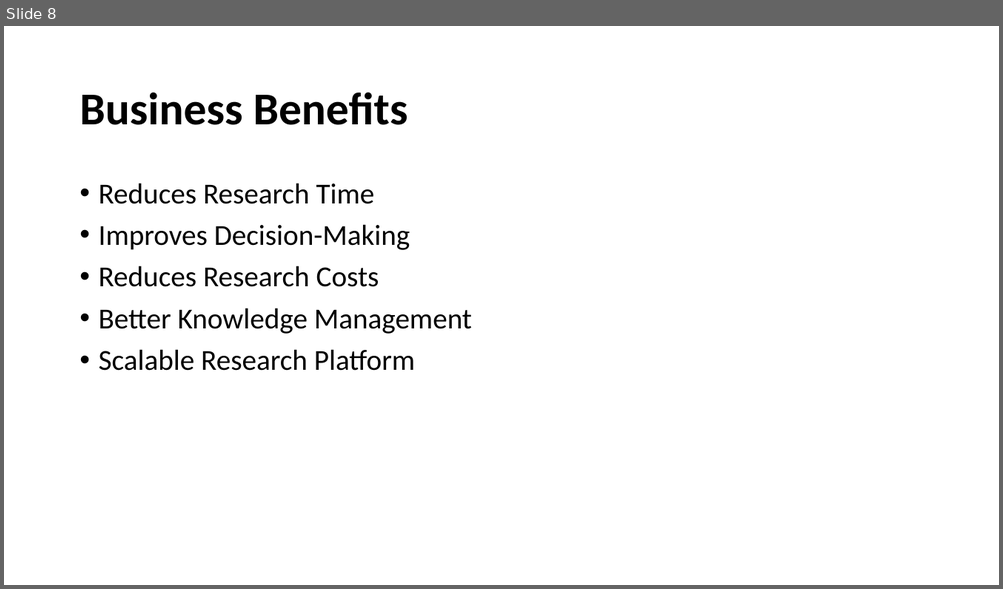
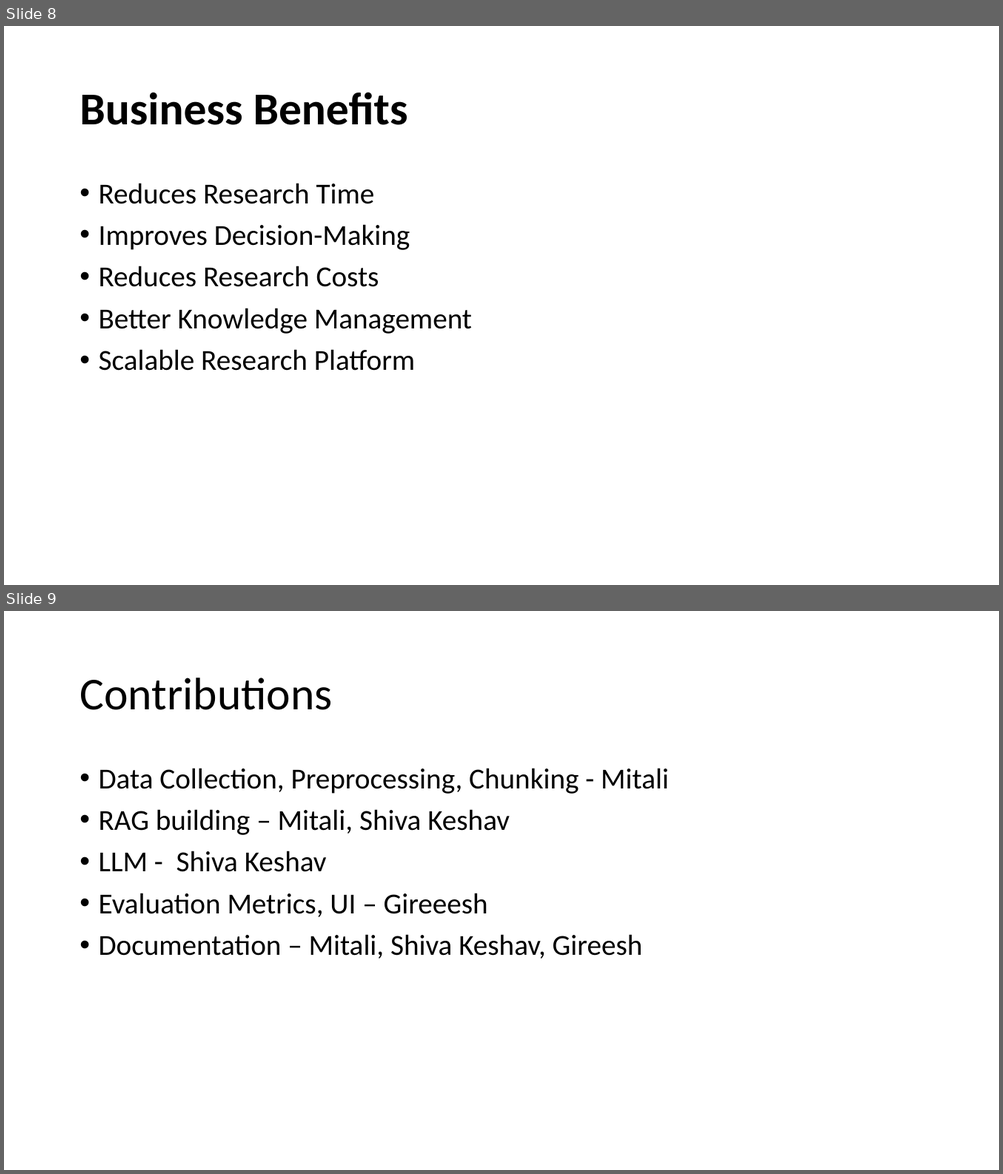
Before and after one commit to brahmaputrashivakeshav04/ChainofThought, a slide deck: HCL ChainofThought.pptx. Shown one above the other, each under a label of ours: slide 8 before the commit, slides 8 and 9 after it. The pictures are 1003x589 and 1003x1174 pixels, drawn with LibreOffice and Linux fonts; fonts in the diff are those of the drawing. Boxes give left, top, right and bottom in pixels: in the first picture for what was removed or moved away, otherwise in the second. Text is boxed around its words. In the diff, an @@ line names an element or a change of style, - is before the commit and + after.

```diff
--- a/HCL ChainofThought.pptx
+++ b/HCL ChainofThought.pptx
@@ slide 9 added at bbox=[4, 611, 999, 1170], background #FFFFFF @@
@@ title added at bbox=[79, 678, 332, 710], 44 pt, text #000000 @@
+Contributions
@@ text added at bbox=[99, 768, 669, 959], 28 pt, text #000000 @@
+• Data Collection, Preprocessing, Chunking - Mitali
+• RAG building – Mitali, Shiva Keshav
+• LLM - Shiva Keshav
+• Evaluation Metrics, UI – Gireeesh
+• Documentation – Mitali, Shiva Keshav, Gireesh
```
